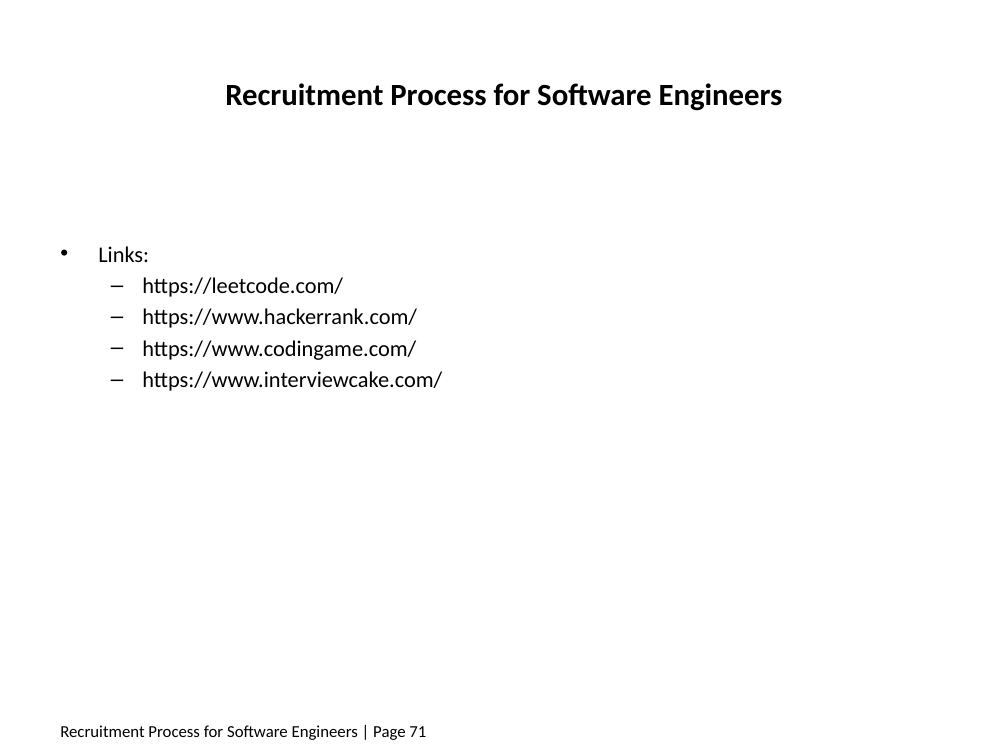
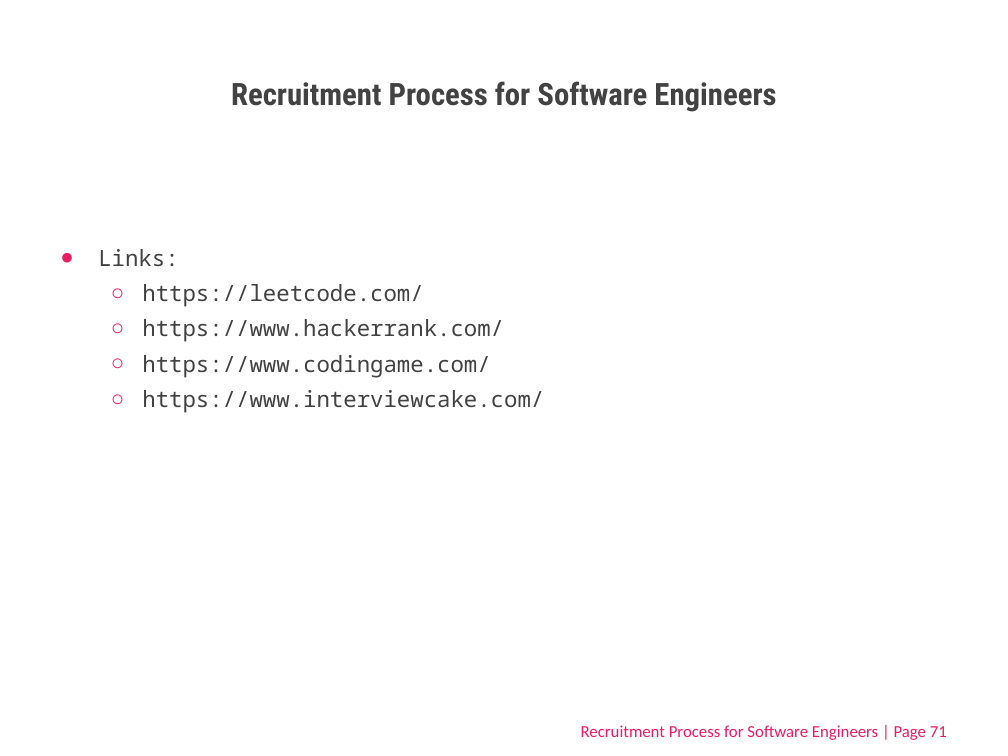
Before and after one commit to Lbelus/CRM_OSINT_COURSE, a slide deck: slide 71 of SWE_essentials/SWE_essentials_en.pptx. Drawn at 1008x756 pixels with LibreOffice and Linux fonts; fonts in the diff are those of the drawing. Boxes give left, top, right and bottom in pixels: in the first picture for what was removed or moved away, otherwise in the second. Text is boxed around its words. In the diff, an @@ line names an element or a change of style, - is before the commit and + after.

```diff
--- a/SWE_essentials/SWE_essentials_en.pptx
+++ b/SWE_essentials/SWE_essentials_en.pptx
@@ title "Recruitment Process for Software Engineers" at (231, 81, 776, 112): font Calibri to Roboto Condensed, text colour #000000 to #424242 @@
@@ text "Links:" at (98, 249, 544, 413): font Calibri to Noto Sans Mono, text colour #000000 to #424242; bullet • to ●; line spacing 1 to 1.15; bullet – to ○; more space between paragraphs @@
@@ text "Recruitment Process for Software Engineers ..." at (581, 725, 947, 740): text colour #000000 to #E91D63 @@
```
Also in this commit, not shown: 81 other slides changed, 1 other file.
